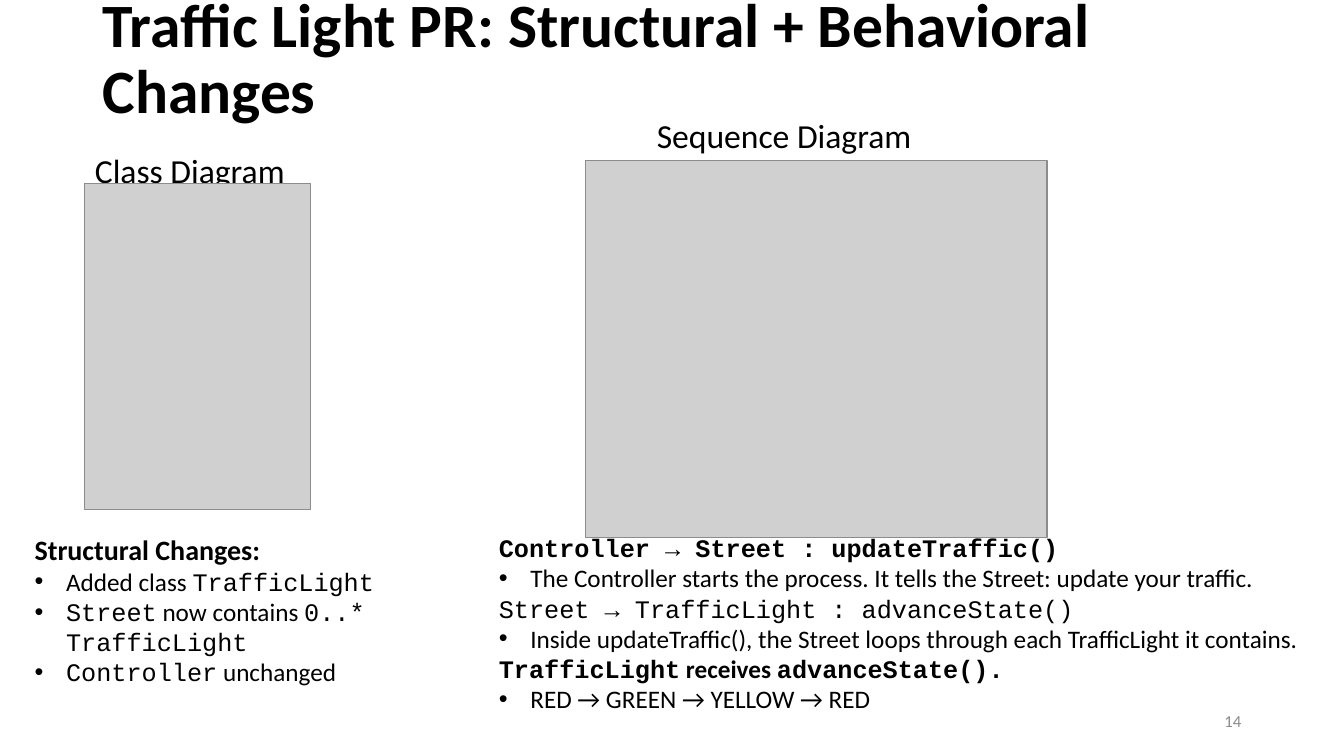
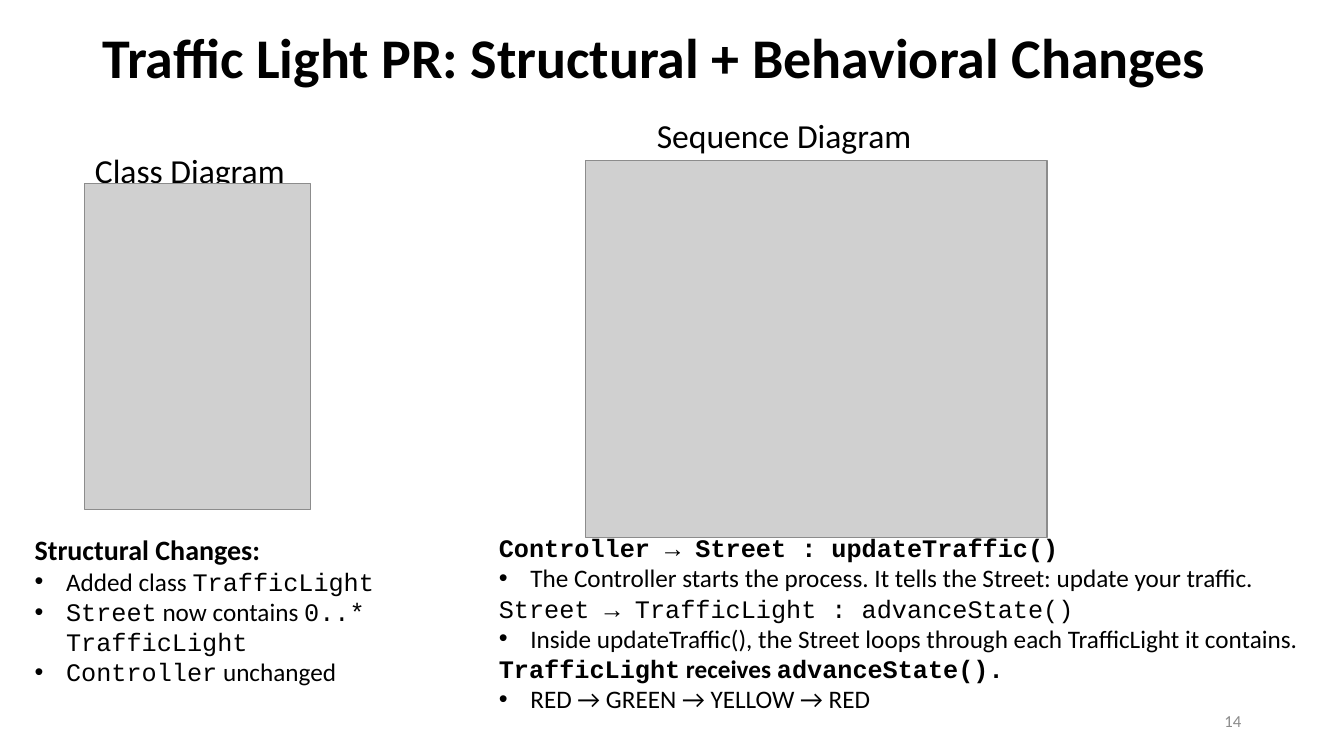
Before and after one commit to johnxu21/johnxu21.github.io, a slide deck: slide 14 of teaching/CS472/Timetable/OOD-V2-improved.pptx. Drawn at 1344x756 pixels with LibreOffice and Linux fonts; fonts in the diff are those of the drawing; grey boxes stand for pictures. Boxes give left, top, right and bottom in pixels: in the first picture for what was removed or moved away, otherwise in the second. Text is boxed around its words. In the diff, an @@ line names an element or a change of style, - is before the commit and + after.

```diff
--- a/teaching/CS472/Timetable/OOD-V2-improved.pptx
+++ b/teaching/CS472/Timetable/OOD-V2-improved.pptx
@@ title "Traffic Light PR: Structural + ..." at [102,38,1206,88]: size 44 to 40 pt @@
```
Also in this commit, not shown: 1 other slide changed, 4 other files.
